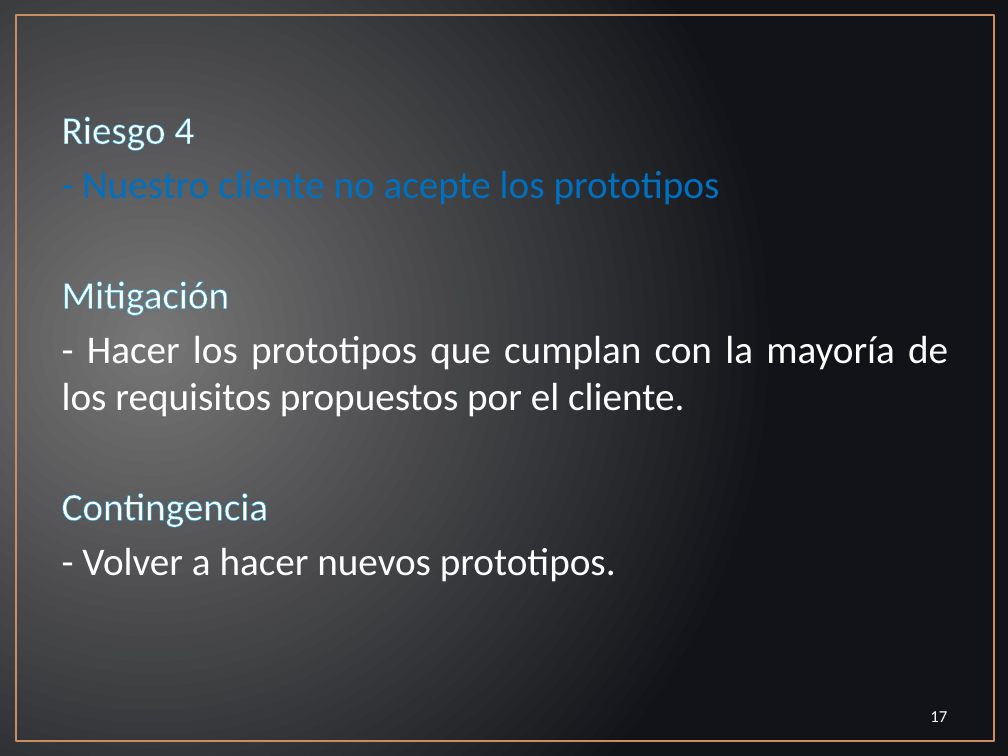
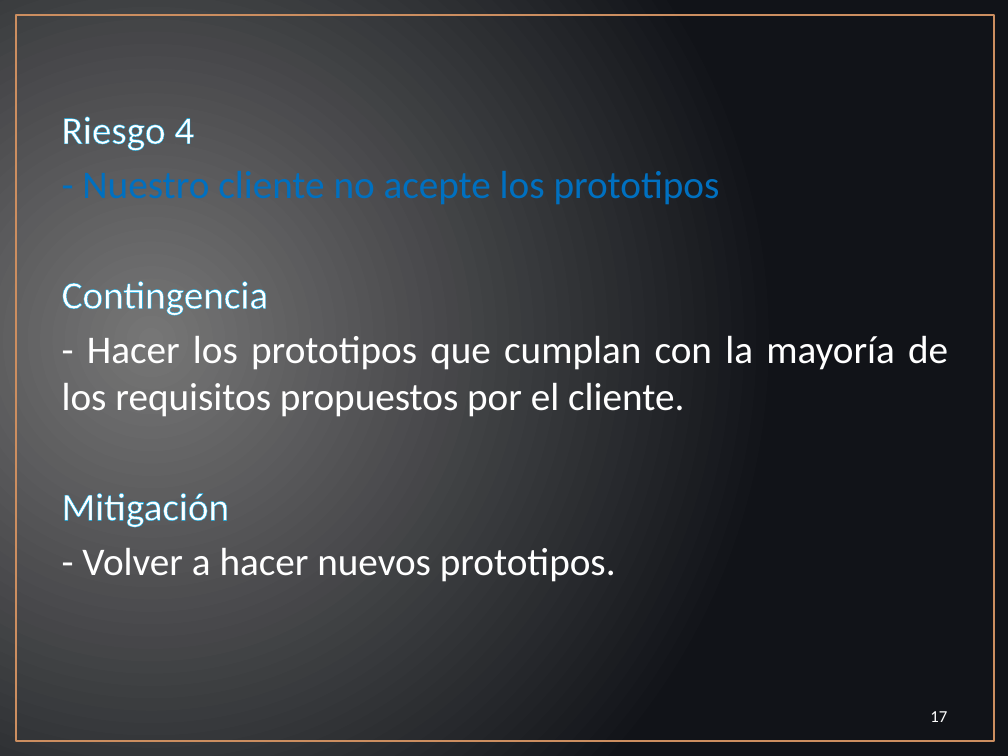
Before and after one commit to EquipoACME/AcmeDev, a slide deck: slide 17 of UPIIZ_PTLL_PresentaciónAprobaciónProyecto.pptx. Drawn at 1008x756 pixels with LibreOffice and Linux fonts; fonts in the diff are those of the drawing. Boxes give left, top, right and bottom in pixels: in the first picture for what was removed or moved away, otherwise in the second. Text is boxed around its words. In the diff, an @@ line names an element or a change of style, - is before the commit and + after.

```diff
--- a/UPIIZ_PTLL_PresentaciónAprobaciónProyecto.pptx
+++ b/UPIIZ_PTLL_PresentaciónAprobaciónProyecto.pptx
@@ text at (x1=62, y1=281, x2=948, y2=417): paragraphs added @@
+Contingencia
+- Hacer los prototipos que cumplan con la mayoría de los requisitos propuestos por el cliente.
@@ text at (x1=62, y1=335, x2=948, y2=528): paragraphs removed @@
-- Hacer los prototipos que cumplan con la mayoría de los requisitos propuestos por el cliente.
-Contingencia
```
Also in this commit, not shown: 5 other slides changed, 1 other file.
